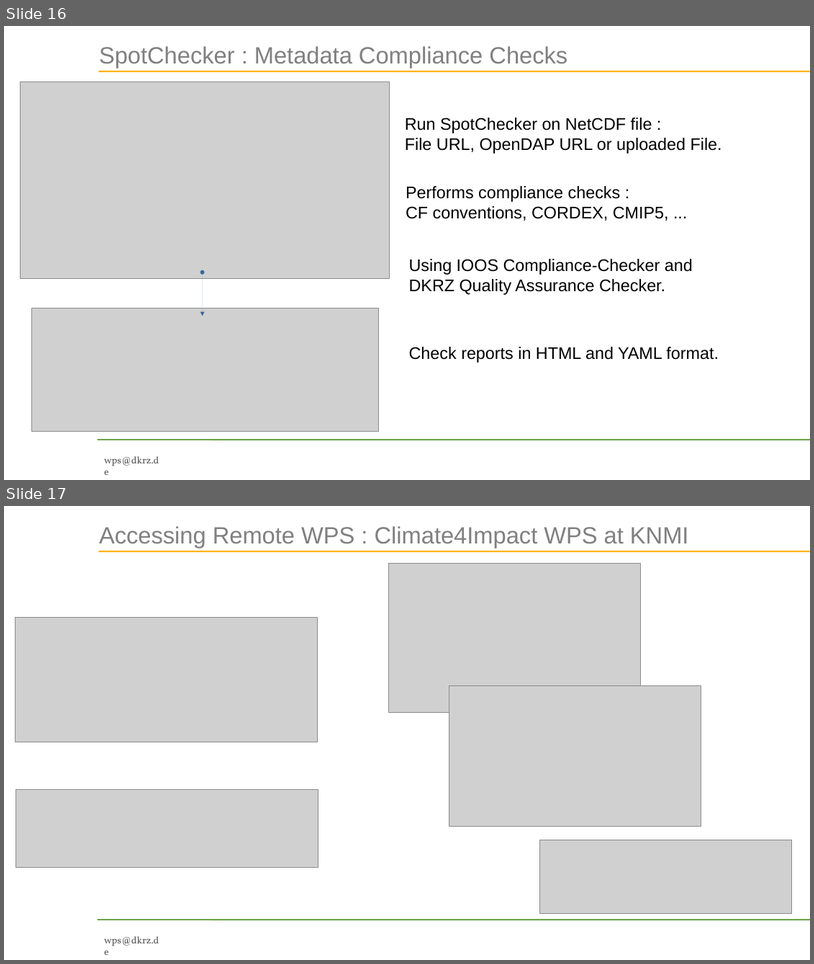
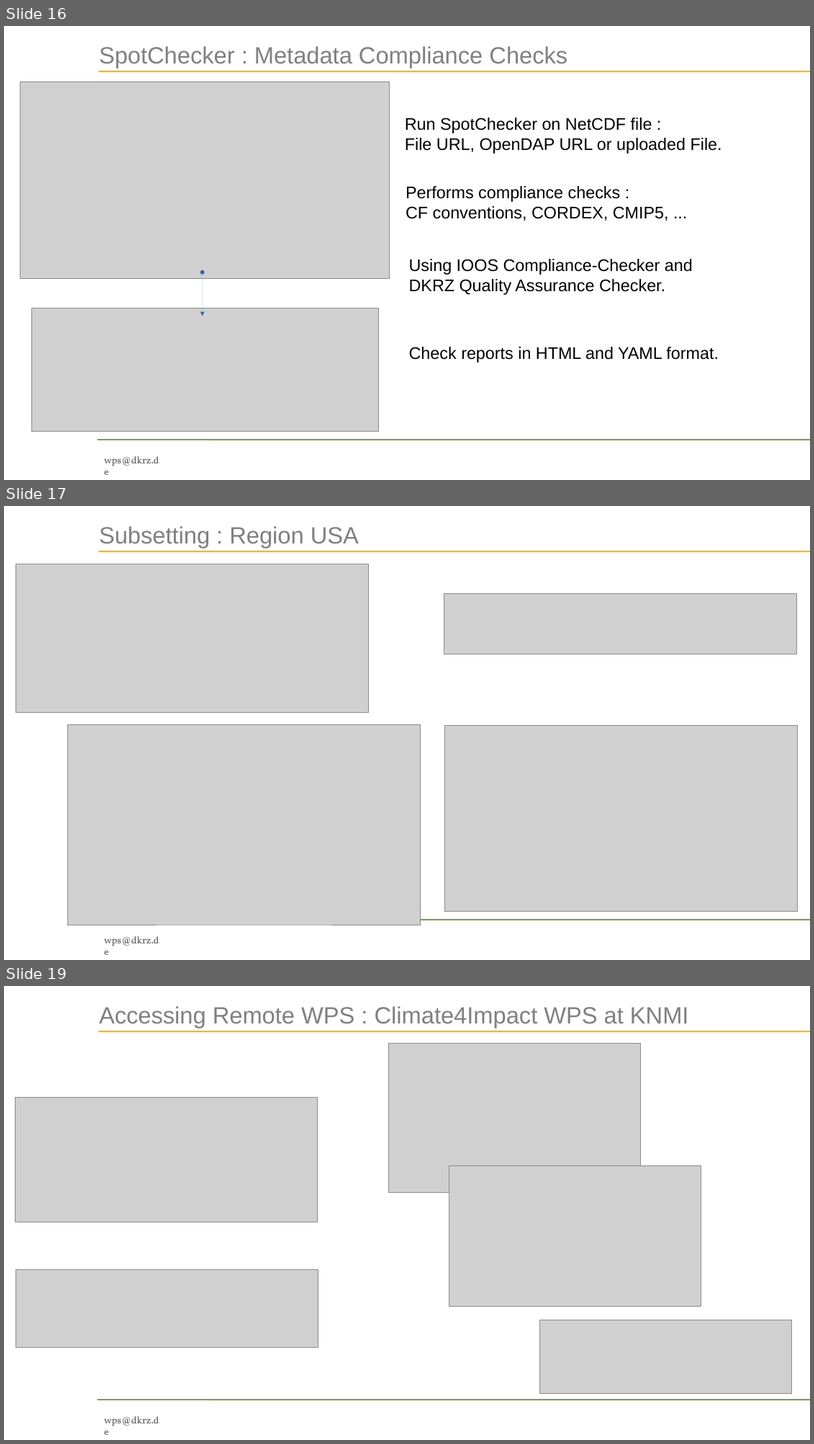
Before and after one commit to bird-house/birdhouse-docs, a slide deck: slides/birdhouse-esgf-f2f-2016/birdhouse-esgf-f2f-2016.odp. Shown one above the other, each under a label of ours: slides 16 and 17 before the commit, slides 16, 17 and 19 after it; the slides between them are not shown. The pictures are 814x964 and 814x1444 pixels, drawn with LibreOffice and Linux fonts; fonts in the diff are those of the drawing; grey boxes stand for pictures; background and template pictures are left out. Boxes give left, top, right and bottom in pixels: in the first picture for what was removed or moved away, otherwise in the second. Text is boxed around its words. In the diff, an @@ line names an element or a change of style, - is before the commit and + after.

Commit message:
added esmvaltool, copernicus, subset slides

```diff
--- a/slides/birdhouse-esgf-f2f-2016/birdhouse-esgf-f2f-2016.odp
+++ b/slides/birdhouse-esgf-f2f-2016/birdhouse-esgf-f2f-2016.odp
@@ slide 17 added at (x1=4, y1=506, x2=810, y2=960), background picture (left out); not listed: 3 template elements that a slide beside it also shows @@
@@ title added at (x1=99, y1=526, x2=359, y2=548), 33.6 pt, text #808080 @@
+Subsetting : Region USA
@@ picture added at (x1=16, y1=564, x2=369, y2=712) @@
@@ picture added at (x1=445, y1=593, x2=797, y2=654) @@
@@ picture added at (x1=67, y1=724, x2=420, y2=924) @@
@@ picture added at (x1=445, y1=725, x2=797, y2=911) @@
@@ what was slide 17 is now slide 19 @@
```
Also in this commit, not shown: 4 slides changed, 3 other slides added.
